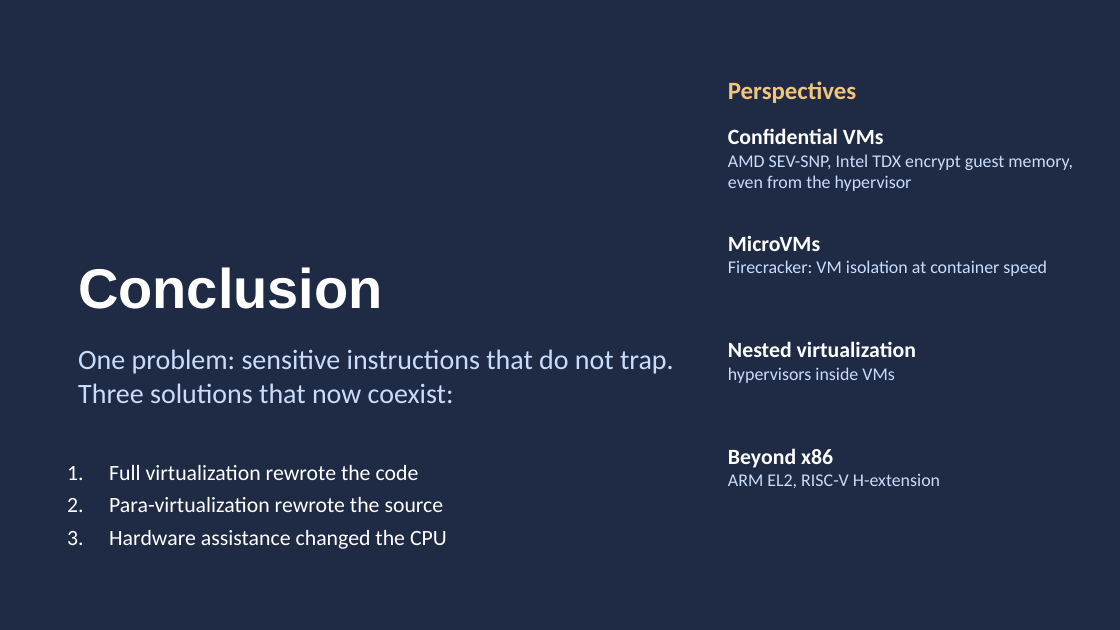
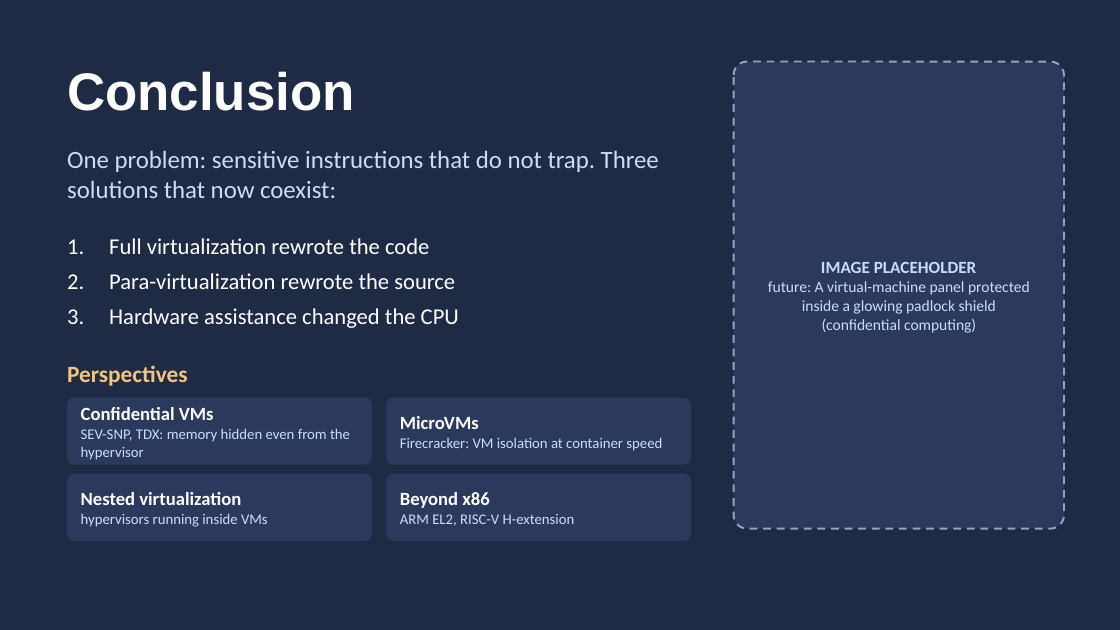
Before and after one commit to aliyassine22/OS-Virtualization, a slide deck: slide 24 of presentation/powerpoint/Virtualization_in_OS.pptx. Drawn at 1120x630 pixels with LibreOffice and Linux fonts; fonts in the diff are those of the drawing. Boxes give left, top, right and bottom in pixels: in the first picture for what was removed or moved away, otherwise in the second. Text is boxed around its words. In the diff, an @@ line names an element or a change of style, - is before the commit and + after.

```diff
--- a/presentation/powerpoint/Virtualization_in_OS.pptx
+++ b/presentation/powerpoint/Virtualization_in_OS.pptx
@@ text "Conclusion": place and size @@
-text "Conclusion" at (78, 267, 383, 309)
+text "Conclusion" at (67, 71, 354, 111)
@@ text "Conclusion" at (67, 71, 354, 111): size 36 to 34 pt; vertical alignment bottom to middle @@
@@ rounded rectangle added at (734, 62, 1064, 529), fill #2B3A5C, outline #8FA3C7 1.25 pt dashed @@
@@ text "One problem: sensitive instructions that ...": place and size @@
-text "One problem: sensitive instructions that ..." at (78, 349, 674, 403)
+text "One problem: sensitive instructions that ..." at (67, 150, 659, 198)
@@ text "One problem: sensitive instructions that ..." at (67, 150, 659, 198): size 18 to 16 pt; less space between paragraphs; vertical alignment top to middle @@
@@ text "Full virtualization rewrote the code": place and size @@
-text "Full virtualization rewrote the code" at (109, 465, 447, 549)
+text "Full virtualization rewrote the code" at (109, 238, 459, 328)
@@ text "Full virtualization rewrote the code" at (109, 238, 459, 328): size 14 to 14.5 pt; more space between paragraphs @@
@@ text added at (768, 262, 1030, 333), 10 pt, text #CADCFC @@
+IMAGE PLACEHOLDER
+future: A virtual-machine panel protected inside a glowing padlock shield (confidential computing)
@@ text "Perspectives": place and size @@
-text "Perspectives" at (728, 81, 856, 103)
+text "Perspectives" at (67, 365, 188, 386)
@@ text "Perspectives" at (67, 365, 188, 386): size 16 to 15 pt @@
@@ rounded rectangle added at (67, 398, 372, 465), fill #2B3A5C @@
@@ text "Confidential VMs" at (81, 407, 350, 460): vertical alignment top to middle @@
@@ text at (81, 407, 214, 420): size 14 to 12 pt in "Confidential VMs" @@
@@ text "Confidential VMs": place and size @@
-text "Confidential VMs" at (728, 128, 1073, 191)
+text "Confidential VMs" at (81, 407, 350, 460)
@@ rounded rectangle added at (386, 398, 691, 465), fill #2B3A5C @@
@@ text "MicroVMs": place and size @@
-text "MicroVMs" at (728, 235, 1047, 276)
+text "MicroVMs" at (400, 416, 662, 451)
@@ text "MicroVMs" at (400, 416, 662, 451): size 14 to 12 pt in "MicroVMs"; size 11.5 to 9.5 pt in "Firecracker: VM isolation at container speed"; vertical alignment top to middle @@
@@ text at (81, 428, 350, 460): text changed; size 11.5 to 9.5 pt @@
-AMD SEV-SNP, Intel TDX encrypt guest memory, even from the hypervisor
+SEV-SNP, TDX: memory hidden even from the hypervisor
@@ rounded rectangle added at (67, 474, 372, 541), fill #2B3A5C @@
@@ text "Nested virtualization": place and size @@
-text "Nested virtualization" at (728, 341, 916, 383)
+text "Nested virtualization" at (81, 492, 268, 527)
@@ text "Nested virtualization" at (81, 492, 268, 527): vertical alignment top to middle @@
@@ rounded rectangle added at (386, 474, 691, 541), fill #2B3A5C @@
@@ text "Beyond x86": place and size @@
-text "Beyond x86" at (728, 448, 940, 488)
+text "Beyond x86" at (400, 492, 575, 526)
@@ text "Beyond x86" at (400, 492, 575, 526): size 14 to 12 pt in "Beyond x86"; size 11.5 to 9.5 pt in "ARM EL2, RISC-V H-extension"; vertical alignment top to middle @@
@@ text at (81, 492, 241, 505): size 14 to 12 pt in "Nested virtualization" @@
@@ text at (81, 513, 268, 527): text changed; size 11.5 to 9.5 pt @@
-hypervisors inside VMs
+hypervisors running inside VMs
```
Also in this commit, not shown: 14 other slides changed, 26 other files.
